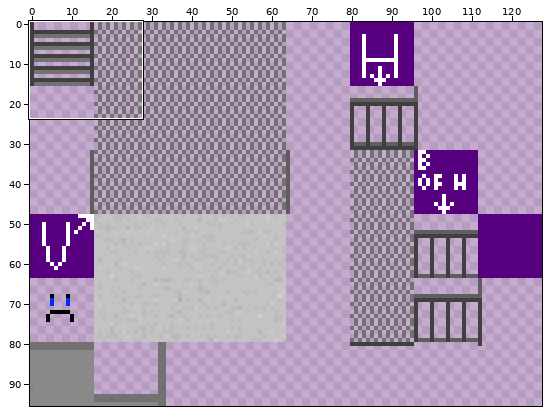
Edited in one commit: sprite sheet (main/resources/worlds/Catwalk_tilesheet.png). The first picture is a wide view before the edit; the outline marks the close-up.
Close-up. Before the commit:
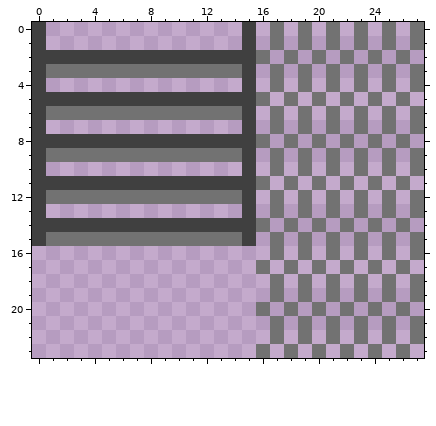
The file is 128x96 pixels. Colours within 5 levels of each other are drawn and written as one. Shown: x 0..27, y 0..23.
After:
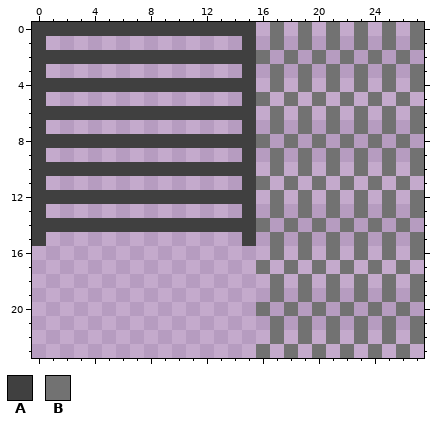
Palette (. is transparent): A #404040  B #727272
From old to new:
@@ x 0..16 @@
- 0 A..............A.
+ 0 AAAAAAAAAAAAAAAA.
  1 A..............A.
  2 AAAAAAAAAAAAAAAAB
- 3 ABBBBBBBBBBBBBBA.
- 4 A..............A.
- 5 AAAAAAAAAAAAAAAAB
- 6 ABBBBBBBBBBBBBBA.
+ 3 A..............A.
+ 4 AAAAAAAAAAAAAAAA.
+ 5 A..............AB
+ 6 AAAAAAAAAAAAAAAA.
  7 A..............A.
  8 AAAAAAAAAAAAAAAAB
- 9 ABBBBBBBBBBBBBBA.
-10 A..............A.
-11 AAAAAAAAAAAAAAAAB
-12 ABBBBBBBBBBBBBBA.
+ 9 A..............A.
+10 AAAAAAAAAAAAAAAA.
+11 A..............AB
+12 AAAAAAAAAAAAAAAA.
 13 A..............A.
 14 AAAAAAAAAAAAAAAAB
-15 ABBBBBBBBBBBBBBA.
+15 A..............A.
 16 .................
Where, in picture pixels (left, top, right, bottom), the same in both close-ups:
changed: (46, 22, 242, 246)
